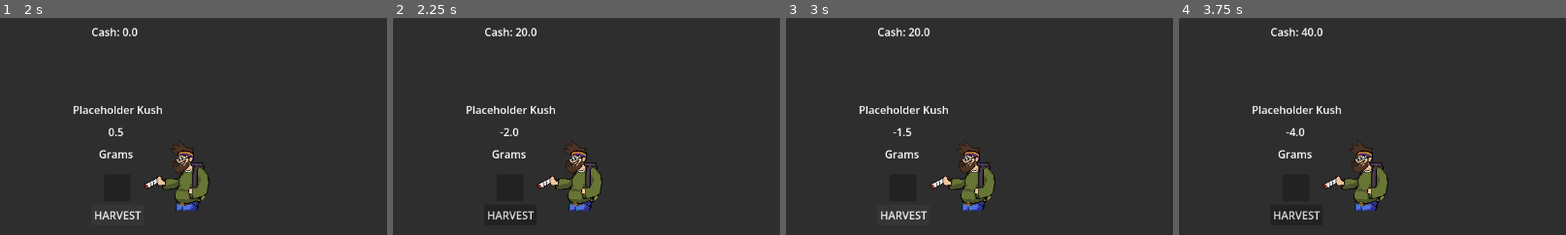
Above: before the commit, frames 1-4 (left to right).
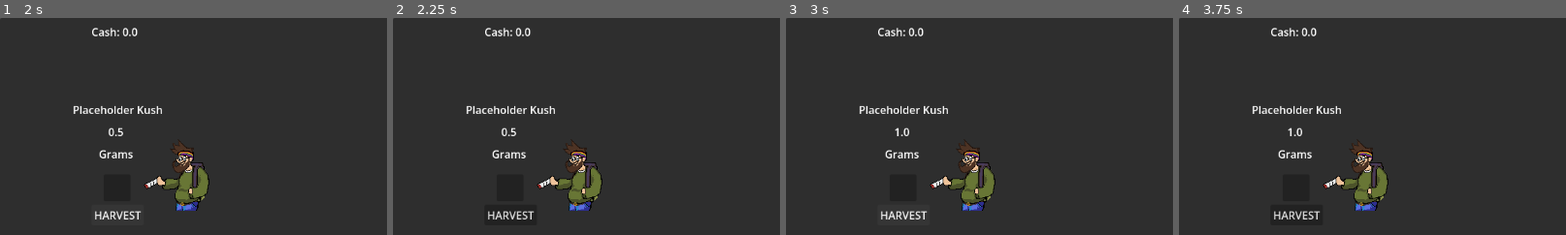
Above: after the commit, the same moments.

Repository: RaoulTheF00l/ChronicClicker
Game: Godot game, scene res://Scenes/title.tscn
Same seed, same stepped clock (60 frames per second), same inputs: the game is played once before the commit and once after it.
Inputs:
- Up to frame 1 (2 s): click "PLAY" at 0.5 s; click "HARVEST" at 1.25 s
- Up to frame 2 (2.25 s): click "SELL 10" at 2 s
- Up to frame 3 (3 s): click "HARVEST" at 2.75 s
- Up to frame 4 (3.75 s): click "SELL 10" at 3.5 s
The pictures show only the part of the screen within x 0-50%, y 0-50%; the shares and areas given below are measured in that part.

Frame 1 is identical in both runs. In frame 2, 0.3% of the frame differs, in the area x 27-38%, y 4-55%; in frame 3, 0.3%; in frame 4, 0.3%.

Commit message:
Fixed bug that allowed player to sell without checking product amount

Diff:
--- a/Scripts/main.gd
+++ b/Scripts/main.gd
@@ -40,6 +40,9 @@
 
 
 func _sell() -> void:
+	if product < sell_amount:
+		return
+
 	money += dub_value
 	product -= sell_amount
 	_update_display()
